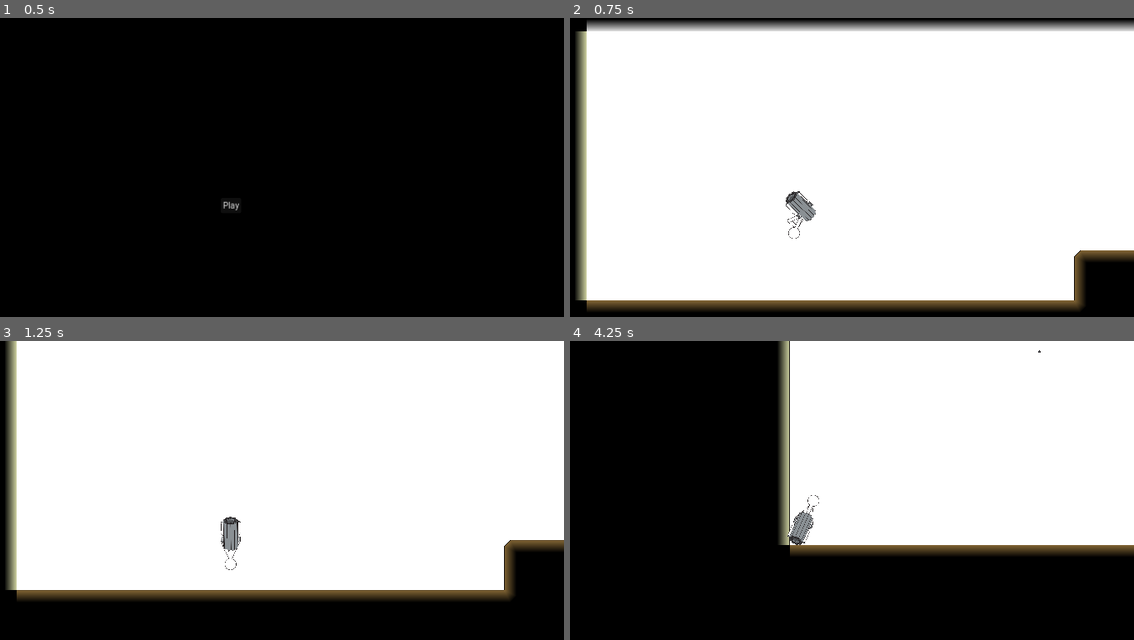
Above: before the commit, frames 1-4 (two rows, left to right).
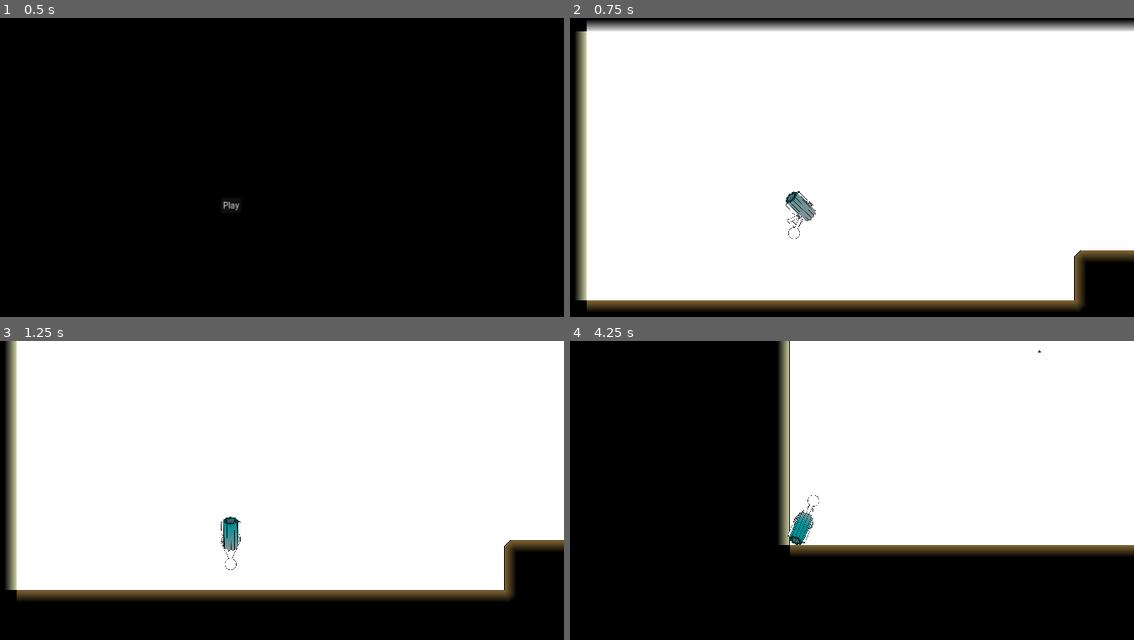
Above: after the commit, the same moments.

Repository: SmallConfusion/The-Gatler
Game: Godot game, scene res://scenes/menu/main_menu.tscn
Two runs of this game, one before a commit and one after it. Both use one fixed random seed, a clock stepped at 60 frames per second and the inputs below. Sound files missing from this copy of the repository are replaced by a short silence.
Inputs (mouse positions are in pixels of both pictures, inside the frame that each line leads up to):
- Up to frame 1 (0.5 s): no input
- Up to frame 2 (0.75 s): click "Play" at 0.5 s
- Up to frame 3 (1.25 s): no input
- Up to frame 4 (4.25 s): move the mouse to (947, 508) at 1.27 s; press the mouse at (947, 508) at 1.28 s; move the mouse to (665, 547) at 2.02 s; release the mouse at (665, 547) at 2.03 s; click (665, 547) at 2.1 s; move the mouse to (868, 445) at 2.77 s; press the mouse at (868, 445) at 2.78 s; move the mouse to (767, 604) at 3.52 s; release the mouse at (767, 604) at 3.53 s; click (767, 604) at 3.6 s

Frame 1 is identical in both runs. In frame 2, 0.1% of the frame differs, in the area x 38-43%, y 57-66%; in frame 3, 0.2%; in frame 4, 0.3%, in the area x 38-43%, y 57-69%.

Commit message:
Added gun heat up shader

Diff:
--- a/src/project.godot
+++ b/src/project.godot
@@ -82,3 +82,10 @@
 [rendering]
 
 environment/defaults/default_clear_color=Color(0, 0, 0, 1)
+
+[shader_globals]
+
+gun_heat={
+"type": "float",
+"value": 1.0
+}
--- a/src/scenes/levels/level_1.tscn
+++ b/src/scenes/levels/level_1.tscn
@@ -1,8 +1,8 @@
 [gd_scene load_steps=7 format=3 uid="uid://d4fbjm3v6knfp"]
 
 [ext_resource type="PackedScene" uid="uid://dxfytd662m1kl" path="res://scenes/objects/player.tscn" id="1_milha"]
-[ext_resource type="Material" uid="uid://clhs8lek3u31k" path="res://wall_fade.tres" id="1_oughd"]
 [ext_resource type="Script" path="res://scenes/levels/game_manager.gd" id="1_ugmde"]
+[ext_resource type="Material" uid="uid://clhs8lek3u31k" path="res://shaders/wall_fade.tres" id="2_3bq5y"]
 [ext_resource type="Texture2D" uid="uid://cj43g2wfpqj47" path="res://sprites/game/level/box.svg" id="2_t3yy4"]
 [ext_resource type="PackedScene" uid="uid://byddp4ekan6dx" path="res://scenes/objects/innocent.tscn" id="3_2st18"]
 [ext_resource type="Script" path="res://scripts/objects/level_wall_line.gd" id="3_yuddh"]
@@ -19,7 +19,7 @@
 modulate = Color(0.523376, 0.4064, 0.20977, 1)
 z_index = 5
 texture_repeat = 2
-material = ExtResource("1_oughd")
+material = ExtResource("2_3bq5y")
 position = Vector2(0, 720)
 points = PackedVector2Array(16, 0, 1280, 0, 1280, -128, 1720, -128, 1720, 0, 3696, 0)
 width = 32.0
@@ -32,7 +32,7 @@
 modulate = Color(0.912289, 0.912289, 0.912289, 1)
 z_index = 5
 texture_repeat = 2
-material = ExtResource("1_oughd")
+material = ExtResource("2_3bq5y")
 points = PackedVector2Array(3696, 0, 16, 0)
 width = 32.0
 texture = ExtResource("2_t3yy4")
@@ -44,7 +44,7 @@
 modulate = Color(0.818155, 0.832719, 0.637525, 1)
 z_index = 5
 texture_repeat = 2
-material = ExtResource("1_oughd")
+material = ExtResource("2_3bq5y")
 points = PackedVector2Array(0, 16, 0, 704)
 width = 32.0
 texture = ExtResource("2_t3yy4")
@@ -56,7 +56,7 @@
 modulate = Color(0.818155, 0.832719, 0.637525, 1)
 z_index = 5
 texture_repeat = 2
-material = ExtResource("1_oughd")
+material = ExtResource("2_3bq5y")
 position = Vector2(3712, 720)
 rotation = 3.14159
 points = PackedVector2Array(0, 16, 0, 444.475, 0, 704)
--- a/src/scenes/objects/player.tscn
+++ b/src/scenes/objects/player.tscn
@@ -6,6 +6,7 @@
 [ext_resource type="Texture2D" uid="uid://qyg67a2l4b5m" path="res://sprites/game/gun/foothold.svg" id="3_ignr3"]
 [ext_resource type="Texture2D" uid="uid://by00ib6po5wx0" path="res://sprites/game/gun/handle.svg" id="4_gtg4s"]
 [ext_resource type="Texture2D" uid="uid://cx4kufotll54o" path="res://sprites/game/gun/barrel.svg" id="4_mu68i"]
+[ext_resource type="Material" uid="uid://dyb6s5waic3vt" path="res://shaders/gun_glow.tres" id="5_5qy4a"]
 [ext_resource type="Script" path="res://scripts/components/hitbox.gd" id="5_mnns8"]
 [ext_resource type="Script" path="res://scripts/components/health.gd" id="6_5c56t"]
 [ext_resource type="Texture2D" uid="uid://koyxtcf54u7y" path="res://sprites/game/gun/gun_support.svg" id="7_85gr7"]
@@ -77,6 +78,7 @@
 
 [node name="Node2D" type="Node2D" parent="."]
 y_sort_enabled = true
+material = ExtResource("5_5qy4a")
 rotation = 1.57079
 
 [node name="GunSupport" type="Sprite2D" parent="Node2D"]
@@ -88,7 +90,8 @@
 
 [node name="Sprite2D2" type="Sprite2D" parent="Node2D"]
 y_sort_enabled = true
-position = Vector2(-13.956, 0.554821)
+material = ExtResource("5_5qy4a")
+position = Vector2(-2.94509, -6.84336)
 scale = Vector2(0.3, 0.3)
 texture = ExtResource("4_mu68i")
 script = ExtResource("8_rhdoc")
@@ -96,7 +99,8 @@
 
 [node name="Sprite2D3" type="Sprite2D" parent="Node2D"]
 y_sort_enabled = true
-position = Vector2(-11.4041, -4.06034)
+material = ExtResource("5_5qy4a")
+position = Vector2(6.54159, -6.18885)
 scale = Vector2(0.3, 0.3)
 texture = ExtResource("4_mu68i")
 script = ExtResource("8_rhdoc")
@@ -104,7 +108,8 @@
 
 [node name="Sprite2D4" type="Sprite2D" parent="Node2D"]
 y_sort_enabled = true
-position = Vector2(-3.51621, -6.77562)
+material = ExtResource("5_5qy4a")
+position = Vector2(12.9674, -2.63851)
 scale = Vector2(0.3, 0.3)
 texture = ExtResource("4_mu68i")
 script = ExtResource("8_rhdoc")
@@ -112,7 +117,8 @@
 
 [node name="Sprite2D5" type="Sprite2D" parent="Node2D"]
 y_sort_enabled = true
-position = Vector2(6.017, -6.32052)
+material = ExtResource("5_5qy4a")
+position = Vector2(13.3256, 2.14642)
 scale = Vector2(0.3, 0.3)
 texture = ExtResource("4_mu68i")
 script = ExtResource("8_rhdoc")
@@ -120,7 +126,8 @@
 
 [node name="Sprite2D6" type="Sprite2D" parent="Node2D"]
 y_sort_enabled = true
-position = Vector2(12.7348, -2.90797)
+material = ExtResource("5_5qy4a")
+position = Vector2(7.44862, 5.92702)
 scale = Vector2(0.3, 0.3)
 texture = ExtResource("4_mu68i")
 script = ExtResource("8_rhdoc")
@@ -128,7 +135,8 @@
 
 [node name="Sprite2D" type="Sprite2D" parent="Node2D"]
 y_sort_enabled = true
-position = Vector2(13.4938, 1.86525)
+material = ExtResource("5_5qy4a")
+position = Vector2(-1.91365, 6.9343)
 scale = Vector2(0.3, 0.3)
 texture = ExtResource("4_mu68i")
 script = ExtResource("8_rhdoc")
@@ -136,7 +144,8 @@
 
 [node name="Sprite2D7" type="Sprite2D" parent="Node2D"]
 y_sort_enabled = true
-position = Vector2(7.93896, 5.7657)
+material = ExtResource("5_5qy4a")
+position = Vector2(-10.3805, 4.69694)
 scale = Vector2(0.3, 0.3)
 texture = ExtResource("4_mu68i")
 script = ExtResource("8_rhdoc")
@@ -144,7 +153,8 @@
 
 [node name="Sprite2D8" type="Sprite2D" parent="Node2D"]
 y_sort_enabled = true
-position = Vector2(-1.33064, 6.96831)
+material = ExtResource("5_5qy4a")
+position = Vector2(-13.9902, 0.261837)
 scale = Vector2(0.3, 0.3)
 texture = ExtResource("4_mu68i")
 script = ExtResource("8_rhdoc")
@@ -152,7 +162,8 @@
 
 [node name="Sprite2D9" type="Sprite2D" parent="Node2D"]
 y_sort_enabled = true
-position = Vector2(-9.97762, 4.91038)
+material = ExtResource("5_5qy4a")
+position = Vector2(-11.0537, -4.29579)
 scale = Vector2(0.3, 0.3)
 texture = ExtResource("4_mu68i")
 script = ExtResource("8_rhdoc")
@@ -167,6 +178,7 @@
 spread_concentration = 2.1
 
 [node name="CollisionShape2D" type="CollisionShape2D" parent="."]
+visible = false
 rotation = 1.5708
 shape = SubResource("CapsuleShape2D_n08da")
 
@@ -179,6 +191,7 @@
 script = ExtResource("5_mnns8")
 
 [node name="CollisionShape2D2" type="CollisionShape2D" parent="Hitbox"]
+visible = false
 position = Vector2(-24, 0)
 shape = SubResource("RectangleShape2D_ws7u3")
 
--- a/src/scripts/objects/player.gd
+++ b/src/scripts/objects/player.gd
@@ -4,6 +4,11 @@
 const ROTATION_CHANGE_FORCE := 8.
 
 @onready var gun_audio_tween : Tween
+
+var gun_heat := 0.0
+
+var heat_up_speed := 0.4
+var cool_down_speed := 1.0
 
 
 func _physics_process(delta):
@@ -23,7 +28,13 @@
 		force = -Vector2.from_angle(rotation) * SPEED
 		$Gun.fire_cooldown()
 
+		gun_heat += delta * heat_up_speed
+	else:
+		gun_heat -= delta * cool_down_speed
+
 	apply_central_force(force)
+
+	RenderingServer.global_shader_parameter_set("gun_heat", gun_heat)
 
 	$Skeleton2D/HeadTarget.global_position = lerp($Skeleton2D/HeadTarget.global_position, global_position + Vector2(100, 0).rotated((-pointing_direction).angle()), delta * 20)
 
--- /dev/null
+++ b/src/shaders/gun_glow.gdshader
@@ -0,0 +1,9 @@
+shader_type canvas_item;
+
+#include "libraries/math.gdshaderinc"
+
+global uniform float gun_heat;
+
+void fragment() {
+	COLOR = map4(vec4(1. - UV.y) * gun_heat * 2., vec4(0), vec4(1), COLOR, vec4(1, COLOR.g, COLOR.b, COLOR.a));
+}
--- /dev/null
+++ b/src/shaders/gun_glow.tres
@@ -0,0 +1,6 @@
+[gd_resource type="ShaderMaterial" load_steps=2 format=3 uid="uid://dyb6s5waic3vt"]
+
+[ext_resource type="Shader" path="res://shaders/gun_glow.gdshader" id="1_4gbna"]
+
+[resource]
+shader = ExtResource("1_4gbna")
Not shown: 1 places in src/scenes/objects/player.tscn that only renumber resources
Not shown, added: src/shaders/libraries/math.gdshaderinc
Renamed: src/wall_fade.tres -> src/shaders/wall_fade.tres
